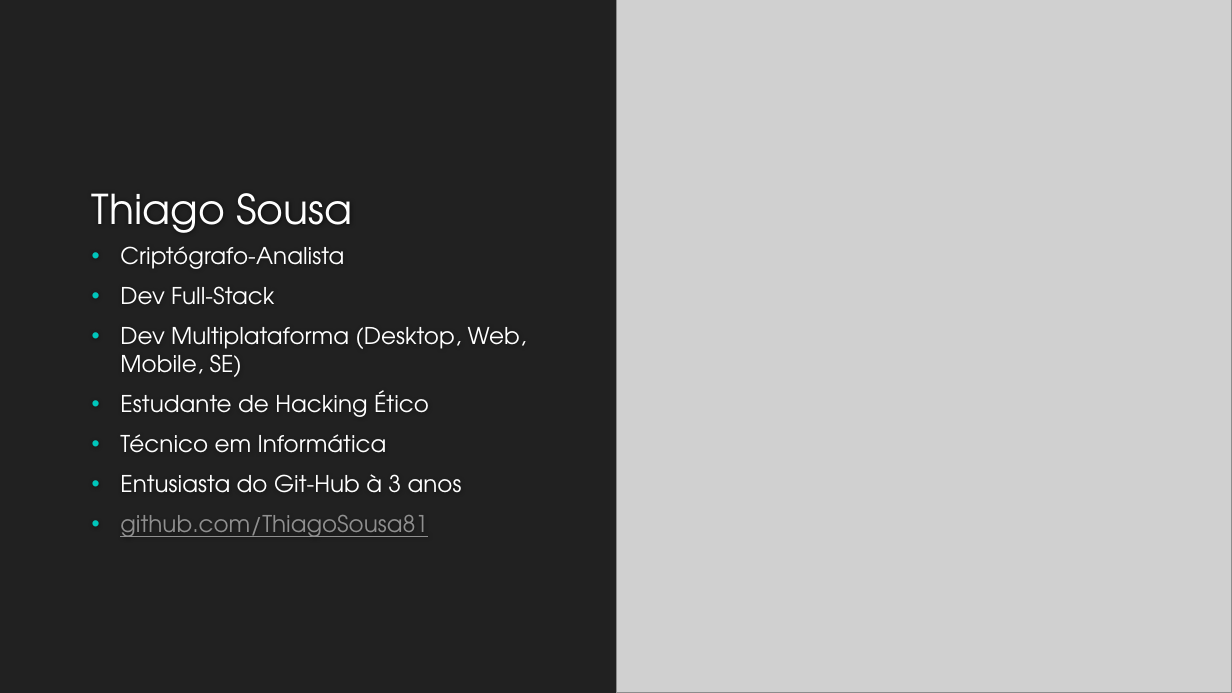
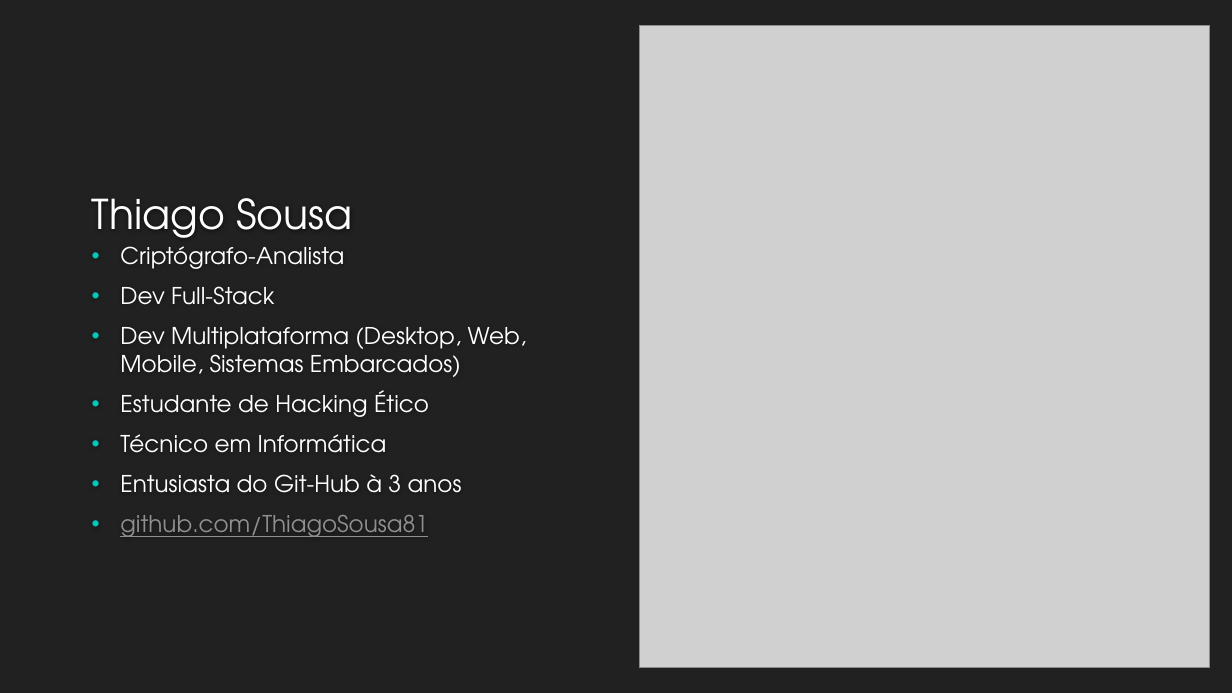
Before and after one commit to RecodeJr/GitHub-Professional, a slide deck: slide 2 of Git-GitHub/Git & Git-Hub – Aprimorando o conhecimento.pptx. Drawn at 1232x693 pixels with LibreOffice and Linux fonts; fonts in the diff are those of the drawing; grey boxes stand for pictures. Boxes give left, top, right and bottom in pixels: in the first picture for what was removed or moved away, otherwise in the second. Text is boxed around its words. In the diff, an @@ line names an element or a change of style, - is before the commit and + after.

Commit message:
§ slide §

```diff
--- a/Git-GitHub/Git & Git-Hub – Aprimorando o conhecimento.pptx
+++ b/Git-GitHub/Git & Git-Hub – Aprimorando o conhecimento.pptx
@@ picture: place and size @@
-picture at box(616, 0, 1232, 693)
+picture at box(640, 26, 1210, 667)
@@ title "Thiago Sousa" rewrapped from box(92, 193, 352, 233) to box(92, 198, 352, 249) @@
@@ text at box(120, 327, 527, 377): text changed @@
-• Dev Multiplataforma (Desktop, Web, Mobile, SE)
+• Dev Multiplataforma (Desktop, Web, Mobile, Sistemas Embarcados)
```
Also in this commit, not shown: 3 other slides changed, 5 slides added, 1 other file.
